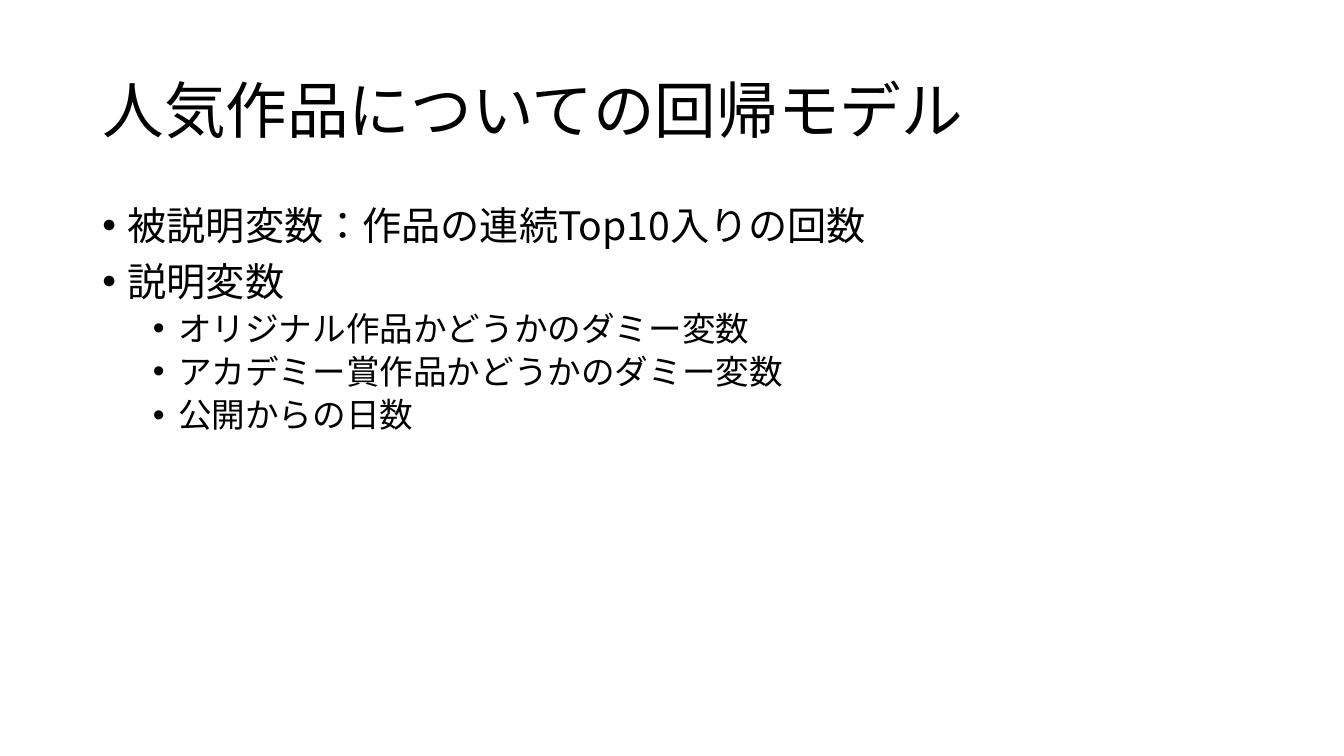
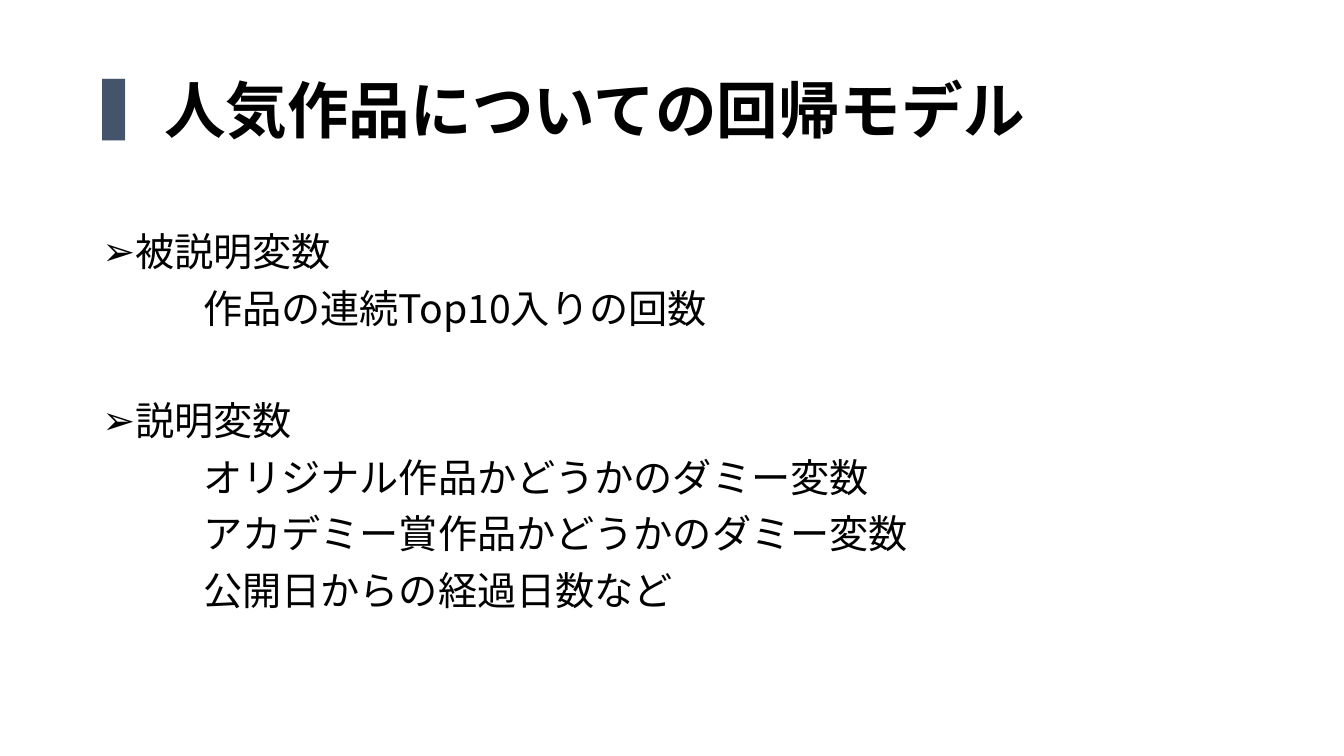
Before and after one commit to QuillshWammy/Netflix_Analysis, a slide deck: slide 9 of Document/中間発表.pptx. Drawn at 1344x756 pixels with LibreOffice and Linux fonts; fonts in the diff are those of the drawing. Boxes give left, top, right and bottom in pixels: in the first picture for what was removed or moved away, otherwise in the second. Text is boxed around its words. In the diff, an @@ line names an element or a change of style, - is before the commit and + after.

```diff
--- a/Document/中間発表.pptx
+++ b/Document/中間発表.pptx
@@ title at (102,79,1024,141): text changed; font Noto Sans CJK JP to Arial; bold on @@
-人気作品についての回帰モデル
+▍人気作品についての回帰モデル
@@ text "被説明変数": place and size @@
-text "被説明変数" at (128,207,866,430)
+text "被説明変数" at (135,233,908,609)
@@ text at (135,233,706,332): text changed @@
-• 被説明変数：作品の連続Top10入りの回数
+➢ 被説明変数
+作品の連続Top10入りの回数
@@ text at (135,402,908,551): size 24 to 28 pt in "オリジナル作品かどうかのダミー変数", "アカデミー賞作品かどうかのダミー変数"; bullet • to ➢; bullet • to none; list level 2 to 1 in "オリジナル作品かどうかのダミー変数"; list level 2 to 1 in "アカデミー賞作品かどうかのダミー変数" @@
@@ text at (203,572,673,609): text changed; size 24 to 28 pt @@
-  • 公開からの日数
+公開日からの経過日数など
```
Also in this commit, not shown: 8 other slides changed, 1 slide added.
